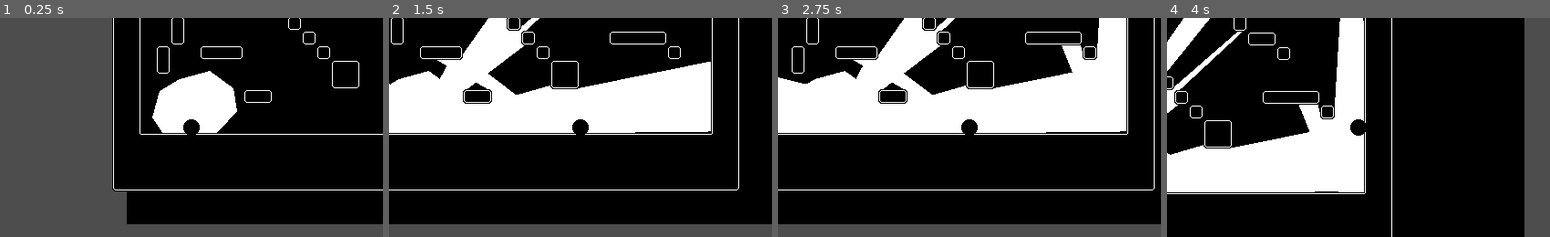
Above: before the commit, frames 1-4 (left to right).
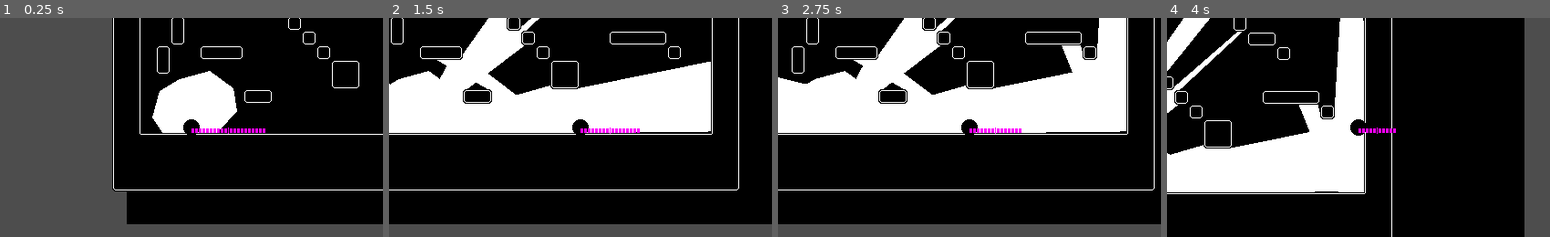
Above: after the commit, the same moments.

Repository: KingOfSpadesJFK/bhleg
Game: Godot game, scene res://levels/test_level.tscn
The game is run twice, just before and just after one commit, with the same random seed, the same clock (stepped at 60 frames per second) and the same inputs.
Inputs (mouse positions are in pixels of both pictures, inside the frame that each line leads up to):
- Up to frame 1 (0.25 s): no input
- Up to frame 2 (1.5 s): tap Enter at 0.5 s; move the mouse to (664, 116) at 0.52 s; press the mouse at (664, 116) at 0.53 s; hold D (player_right) from 0.53 s (still down); tap Space (player_jump) at 0.77 s; move the mouse to (503, 138) at 1.27 s; release the mouse at (503, 138) at 1.28 s; click (503, 138) at 1.35 s
- Up to frame 3 (2.75 s): tap Space (player_jump) at 1.52 s; move the mouse to (1007, 79) at 2.02 s; release D (player_right) at 2.03 s; press the mouse at (1007, 79) at 2.03 s; hold A (player_left) from 2.03 s (still down)
- Up to frame 4 (4 s): move the mouse to (1339, 171) at 2.77 s; release A (player_left) at 2.78 s; release the mouse at (1339, 171) at 2.78 s; hold D (player_right) from 2.78 s (still down); click (1339, 171) at 2.85 s; tap Space (player_jump) at 3.02, 3.77 s; move the mouse to (1473, 160) at 3.52 s; press the mouse at (1473, 160) at 3.53 s

The runs differ from the first frame. In frame 1, 0.3% of the frame differs, in the area x 50-70%, y 50-53%; in frame 2, 0.2%; in frame 3, 0.2%; in frame 4, 0.2%.

Commit message:
hud made

Diff:
--- a/levels/test_level.tscn
+++ b/levels/test_level.tscn
@@ -1,7 +1,9 @@
-[gd_scene load_steps=3 format=3 uid="uid://bb8l5k2fjvhes"]
+[gd_scene load_steps=5 format=3 uid="uid://bb8l5k2fjvhes"]
 
 [ext_resource type="PackedScene" uid="uid://cy4oa4aji2qxu" path="res://scenes/player.tscn" id="2_butpl"]
 [ext_resource type="TileSet" uid="uid://du3n7xwnm051j" path="res://assets/tileset.tres" id="3_ki0li"]
+[ext_resource type="Script" path="res://scripts/hud.gd" id="3_oirbf"]
+[ext_resource type="Script" path="res://scripts/cell_container.gd" id="4_rms5m"]
 
 [node name="TestLevel" type="Node2D"]
 
@@ -34,4 +36,28 @@
 collision_mask = 0
 
 [node name="CollisionPolygon2D" type="CollisionPolygon2D" parent="StaticBody2D"]
+visible = false
 polygon = PackedVector2Array(46, 218, 40, 210, 28, 191, 33, 162, 58, 149, 91, 140, 117, 160, 122, 186, 101, 208, 77, 220, 53, 220, 53, 325, 740, 333, 731, -255, -198, -145, -156, 358, 46, 325)
+
+[node name="CanvasLayer" type="CanvasLayer" parent="."]
+
+[node name="HUD" type="Control" parent="CanvasLayer" node_paths=PackedStringArray("player")]
+layout_mode = 3
+anchors_preset = 15
+anchor_right = 1.0
+anchor_bottom = 1.0
+grow_horizontal = 2
+grow_vertical = 2
+script = ExtResource("3_oirbf")
+player = NodePath("../../Player")
+
+[node name="CellContainer" type="Control" parent="CanvasLayer/HUD"]
+anchors_preset = 0
+script = ExtResource("4_rms5m")
+red_cells = 10
+cyan_cells = 10
+
+[node name="BoxContainer" type="BoxContainer" parent="CanvasLayer/HUD/CellContainer"]
+layout_mode = 1
+offset_right = 40.0
+offset_bottom = 40.0
--- /dev/null
+++ b/scripts/cell_container.gd
@@ -0,0 +1,69 @@
+@tool
+extends Control
+class_name CellContainer
+
+@export var red_cells: int = 1
+@export var cyan_cells: int = 1
+var _red_texture: TextureRect
+var _blue_texture: TextureRect
+var _container: BoxContainer
+
+
+func _enter_tree():
+	for c in get_children():
+		c.queue_free()
+
+	# Initialize the box container itself
+	_container = BoxContainer.new()
+	_container.alignment = BoxContainer.ALIGNMENT_CENTER
+	_container.set_anchors_preset(Control.PRESET_CENTER, true)
+
+	_container.add_theme_constant_override("separation", 1)
+	add_child(_container)
+
+	# Initialize a placeholder texture
+	var t: PlaceholderTexture2D = PlaceholderTexture2D.new()
+	t.size = Vector2(3,5)
+
+	# Create the red cells
+	_red_texture = TextureRect.new()
+	_red_texture.texture = t
+	_red_texture.expand_mode = TextureRect.EXPAND_KEEP_SIZE
+	_red_texture.stretch_mode = TextureRect.STRETCH_KEEP_ASPECT_CENTERED
+	for i in range(red_cells):
+		_container.add_child(_red_texture)
+		_red_texture = _red_texture.duplicate()
+
+	# Create the border
+	var tb: PlaceholderTexture2D = PlaceholderTexture2D.new()
+	tb.size = Vector2(1,7)
+	var b: TextureRect = TextureRect.new()
+	b.texture = tb
+	_container.add_child(b)
+
+	# Create the cyan cells
+	_blue_texture = _red_texture.duplicate()
+	for i in range(cyan_cells):
+		_container.add_child(_blue_texture)
+		_blue_texture = _blue_texture.duplicate()
+
+
+# Decreases red and cyan cells from cell container
+func _on_player_flash(red: int, cyan: int):
+	# If there are enough children
+	#  ...excluding the border
+	if _container.get_child_count() > 1:
+		# Free the children
+		for r in range(red):
+			var ch = _container.get_child(0)
+			_container.remove_child(ch)
+			ch.queue_free()
+			if red_cells <= 0:
+				break
+
+		for c in range(cyan):
+			var ch = _container.get_child(_container.get_child_count()-1)
+			_container.remove_child(ch)
+			ch.queue_free()
+			if cyan_cells <= 0:
+				break
--- /dev/null
+++ b/scripts/hud.gd
@@ -0,0 +1,17 @@
+extends Control
+
+@export var player: Player		# TEMPORARY!!! Use singleton instead
+
+
+func _ready():
+	player.flash.connect($CellContainer._on_player_flash)
+	pass # Replace with function body.
+
+
+func _process(_delta):
+	if player && player.has_node("Camera2D"):
+		var cpos = Vector2.ZERO					# Top-left camera position
+		cpos = player.get_node("Camera2D").global_position - get_viewport().get_visible_rect().size / 2
+		position = player.position - cpos		# Player position relative to window space
+		pass
+	pass
--- a/scripts/player.gd
+++ b/scripts/player.gd
@@ -18,6 +18,8 @@
 var _flash_angle: float
 var _flash_markers: Node
 @onready var _camera: Camera2D = $Camera2D
+
+signal flash(red_count: int, cyan_count: int)
 
 
 func _physics_process(delta):
@@ -96,6 +98,7 @@
 	flash_poly.polygon = PackedVector2Array(verts)
 	add_sibling(flash_poly)
 	_do_flash = false
+	flash.emit(1, 1)
 
 
 func _input(event):
Binary file added: assets/particles/flash_particle.png
Not shown, added: assets/particles/flash_particle.png.import
